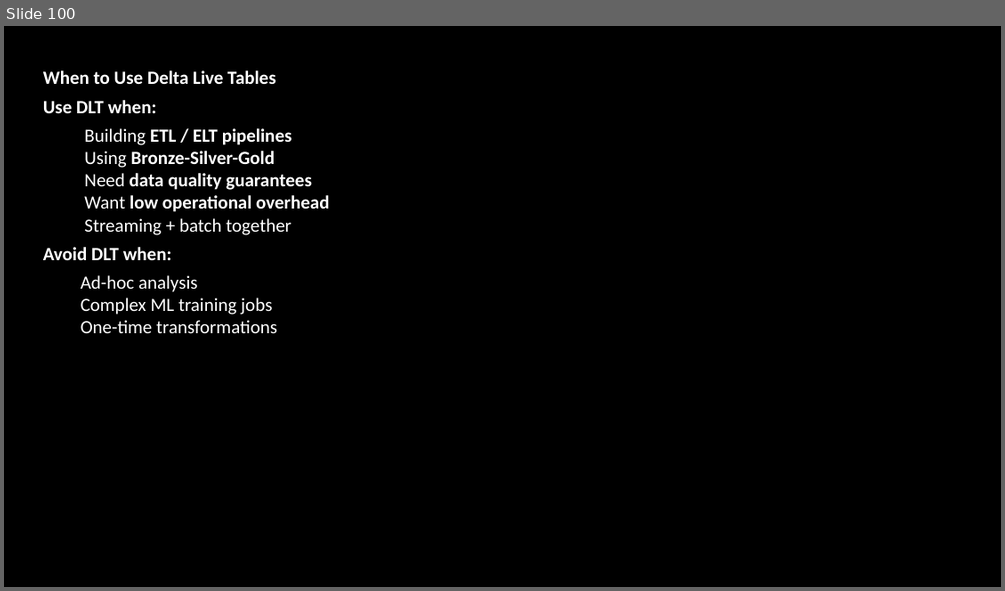
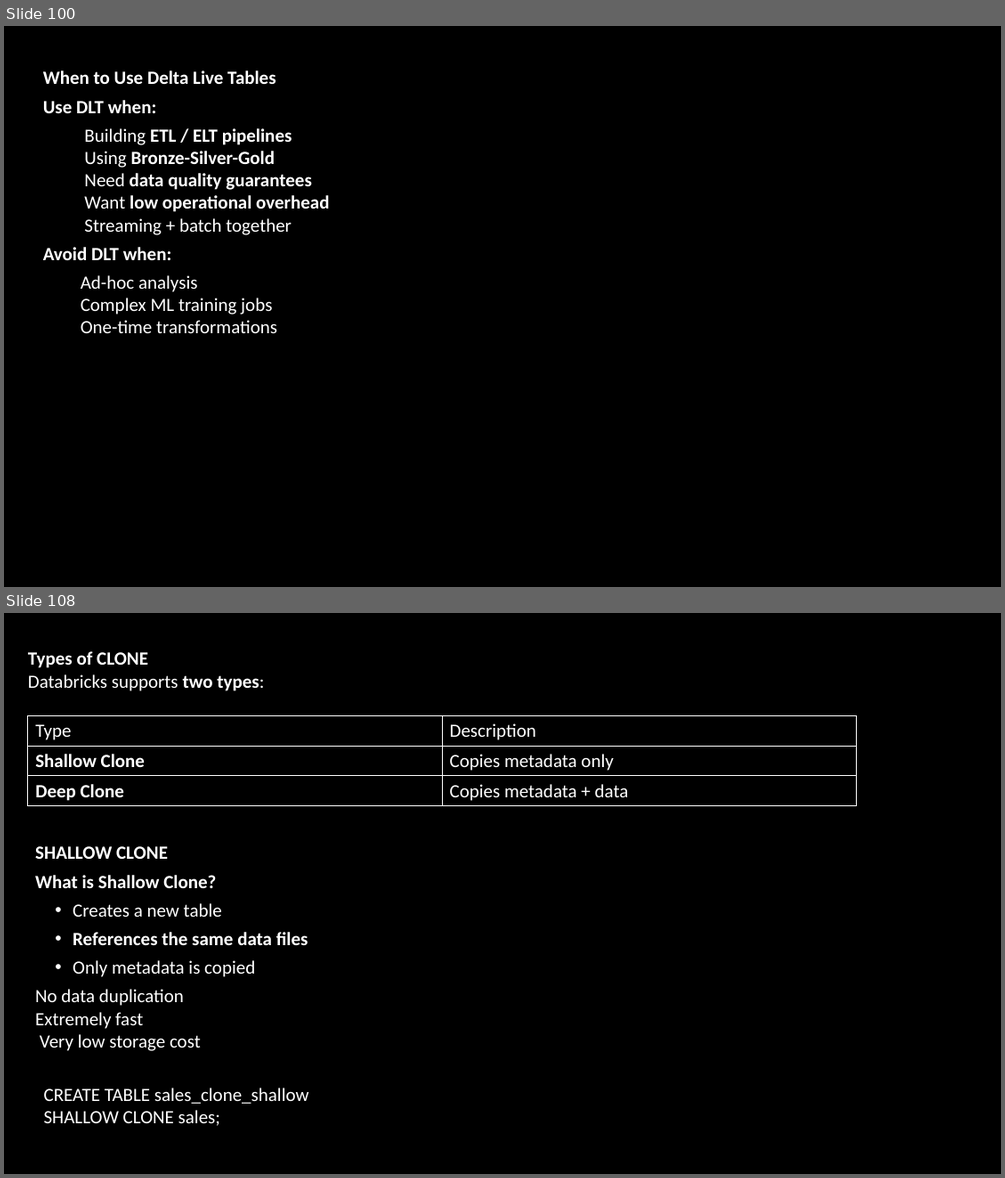
Before and after one commit to babjeereddy/revature_databrics, a slide deck: databrics/Databrics.pptx. Shown one above the other, each under a label of ours: slide 100 before the commit, slides 100 and 108 after it; the slides between them are not shown. The pictures are 1005x591 and 1005x1178 pixels, drawn with LibreOffice and Linux fonts; fonts in the diff are those of the drawing; background and template pictures are left out. Boxes give left, top, right and bottom in pixels: in the first picture for what was removed or moved away, otherwise in the second. Text is boxed around its words. In the diff, an @@ line names an element or a change of style, - is before the commit and + after.

```diff
--- a/databrics/Databrics.pptx
+++ b/databrics/Databrics.pptx
@@ slide 108 added at box(4, 613, 1001, 1174), background picture (left out) @@
@@ text added at box(28, 651, 264, 691), 18 pt, text #FFFFFF, bold @@
+Types of CLONE
+Databricks supports two types:
@@ table added at box(28, 716, 857, 806), 3 rows, 2 columns @@
+Type | Description
+Shallow Clone | Copies metadata only
+Deep Clone | Copies metadata + data
@@ text added at box(35, 846, 308, 1051), 18 pt, text #FFFFFF @@
+SHALLOW CLONE
+What is Shallow Clone?
+  • Creates a new table
+  • References the same data files
+  • Only metadata is copied
+No data duplication
+Extremely fast
+Very low storage cost
@@ text added at box(44, 1087, 309, 1126), 18 pt, text #FFFFFF @@
+CREATE TABLE sales_clone_shallow
+SHALLOW CLONE sales;
```
Also in this commit, not shown: 2 slides changed, 36 other slides added.
